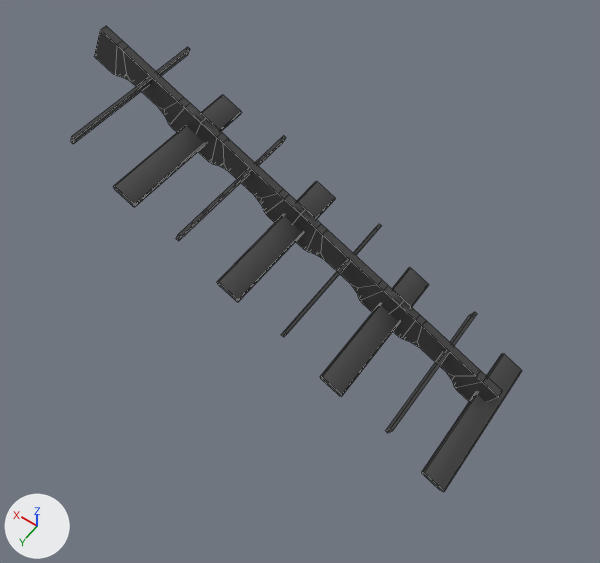
Two versions of the FBX model Content/3D_Assets/Room/_Viertel_Roof_Deko_Ganz.fbx, one commit apart.
Camera for both pictures: a 50 mm camera at (4.59, 6.91, 10.28) aimed at (6.96, 3.59, 5.06). The axes (+X, +Y, +Z) are drawn at lower left. The lights are the same throughout. Mesh edges are drawn as thin lines. Where no turn or scale is listed for an object, it has been applied to the vertices.

The first picture shows 'Roof Deko Ganz'.
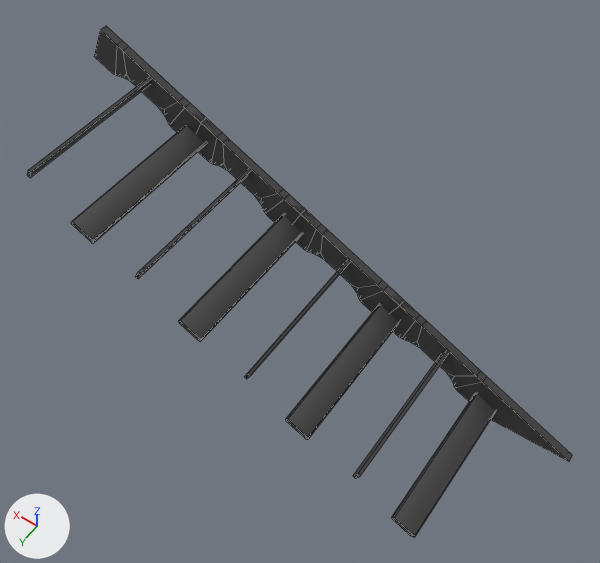
Pixel boxes [x1, y1, x2, y2] of what changed, in the pictures (600 x 563 px):
'Roof Deko Ganz', reshaped (21% wider, 10% taller): before [71, 26, 522, 492]; after [27, 26, 573, 538]
part 1 of me_cube_013, cut back: before [71, 47, 522, 492]; after [27, 79, 573, 538]

The change, as a list of edits to the scene's bpy script:
```text
Change me_cube_013:
    used by ob_roof_deko_ganz; location = (8.792, 3.129, 5.914)
    remove me_cube_013.from_pydata(...)  # 260 vertices, 205 faces; spans x -3.54..0.63, y -0.47..0.9, z -1.91..0.3
    add me_cube_013.from_pydata(...)  # 260 vertices, 189 faces; spans x -4.23..0.63, y -0.05..1.36, z -1.97..0.3
    me_cube_013 part 1
    16 faces are deleted
    84 vertices in x -3.02..-0.33, y -0.47..0.9, z -1.46..-0.3 move by (0.0, 0.46, 0.0)
    24 vertices in x -3.54..0.03, y -0.47..0.9, z -1.84..0.04 move by (0.0, 0.45, 0.0)
    4 vertices in x -0.03..0.03, y 0.9, z -0.04..0.04 move by (0.0, 0.44, 0.0)
    4 vertices move from x -3.52..-3.36, y -0.05..0.02, z -1.91..-1.58 to x -4.23..-3.48, y -0.05..0.02, z -1.97..-1.92
```
